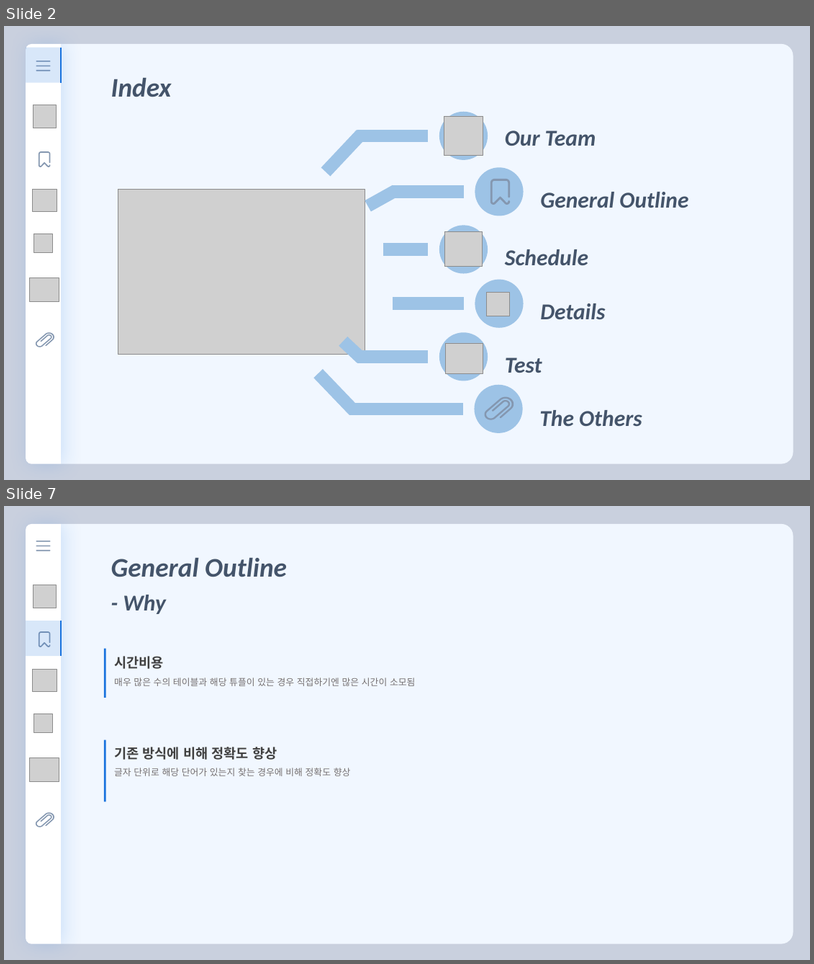
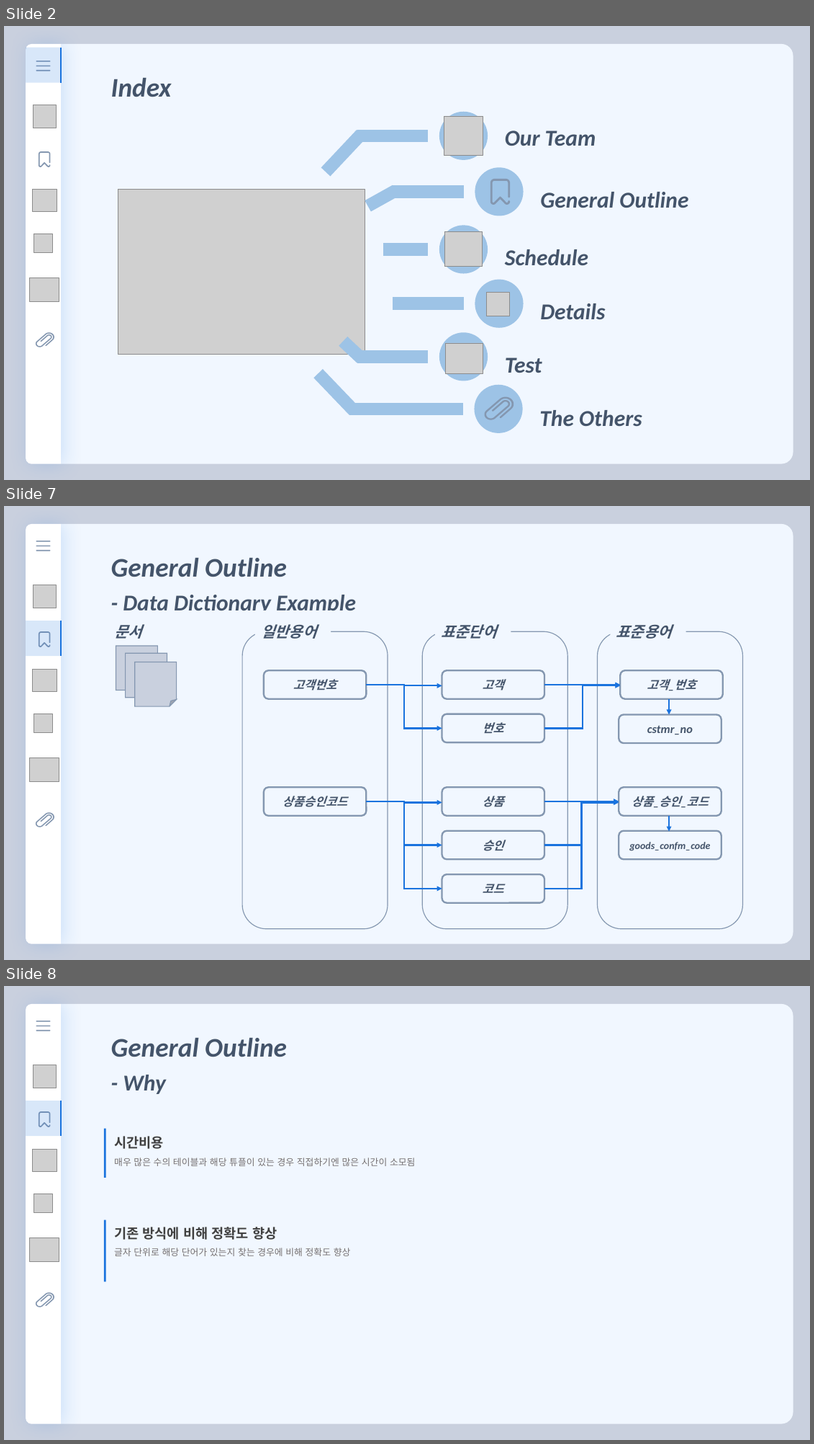
Before and after one commit to florentious/AutoGenerating_VariableName, a slide deck: Text/Presentation/presentation_ver0_91.pptm. Shown one above the other, each under a label of ours: slides 2 and 7 before the commit, slides 2, 7 and 8 after it; the slides between them are not shown. The pictures are 814x964 and 814x1444 pixels, drawn with LibreOffice and Linux fonts; fonts in the diff are those of the drawing; grey boxes stand for pictures. Boxes give left, top, right and bottom in pixels: in the first picture for what was removed or moved away, otherwise in the second. Text is boxed around its words. In the diff, an @@ line names an element or a change of style, - is before the commit and + after.

```diff
--- a/Text/Presentation/presentation_ver0_91.pptm
+++ b/Text/Presentation/presentation_ver0_91.pptm
@@ slide 7 added at box(4, 506, 810, 960), background #C9D0DE @@
@@ round same rect added at box(61, 524, 794, 944), fill #F1F7FF @@
@@ text added at box(111, 558, 287, 577), 32 pt, text #44546A, bold, italic @@
+General Outline
@@ text added at box(123, 595, 356, 610), 27 pt, text #44546A, bold, italic @@
+- Data Dictionary Example
@@ table added at box(26, 620, 61, 656), 1 rows, 1 columns @@
+
@@ folded corner added at box(116, 646, 157, 690), fill #C9D0DE, outline #8497B0 1 pt @@
@@ folded corner added at box(126, 653, 167, 698), fill #C9D0DE, outline #8497B0 1 pt @@
@@ folded corner added at box(134, 662, 176, 706), fill #C9D0DE, outline #8497B0 1 pt @@
@@ group added at box(26, 523, 61, 943): 4 pictures, 3 rounded rectangles, 2 freeform shapes, 1 round same rect @@
@@ group added at box(114, 610, 743, 928): 14 rounded rectangles, 10 elbow arrows, 3 texts, 2 arrows, 1 rectangle @@
+일반용어
+문서
+표준단어
+표준용어
+고객번호
+상품승인코드
+고객
+번호
+상품
+승인
+코드
+고객_번호
+상품_승인_코드
+cstmr_no
+goods_confm_code
@@ what was slide 7 is now slide 8 @@
```
Also in this commit, not shown: 5 slides changed, 3 other files.
